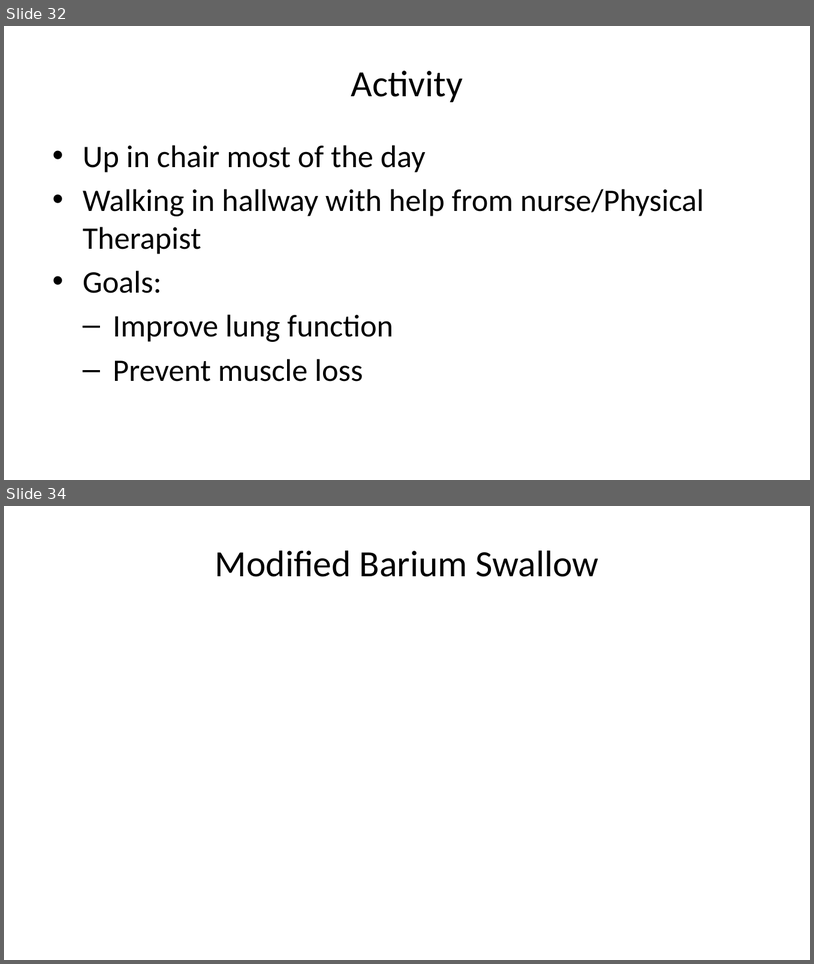
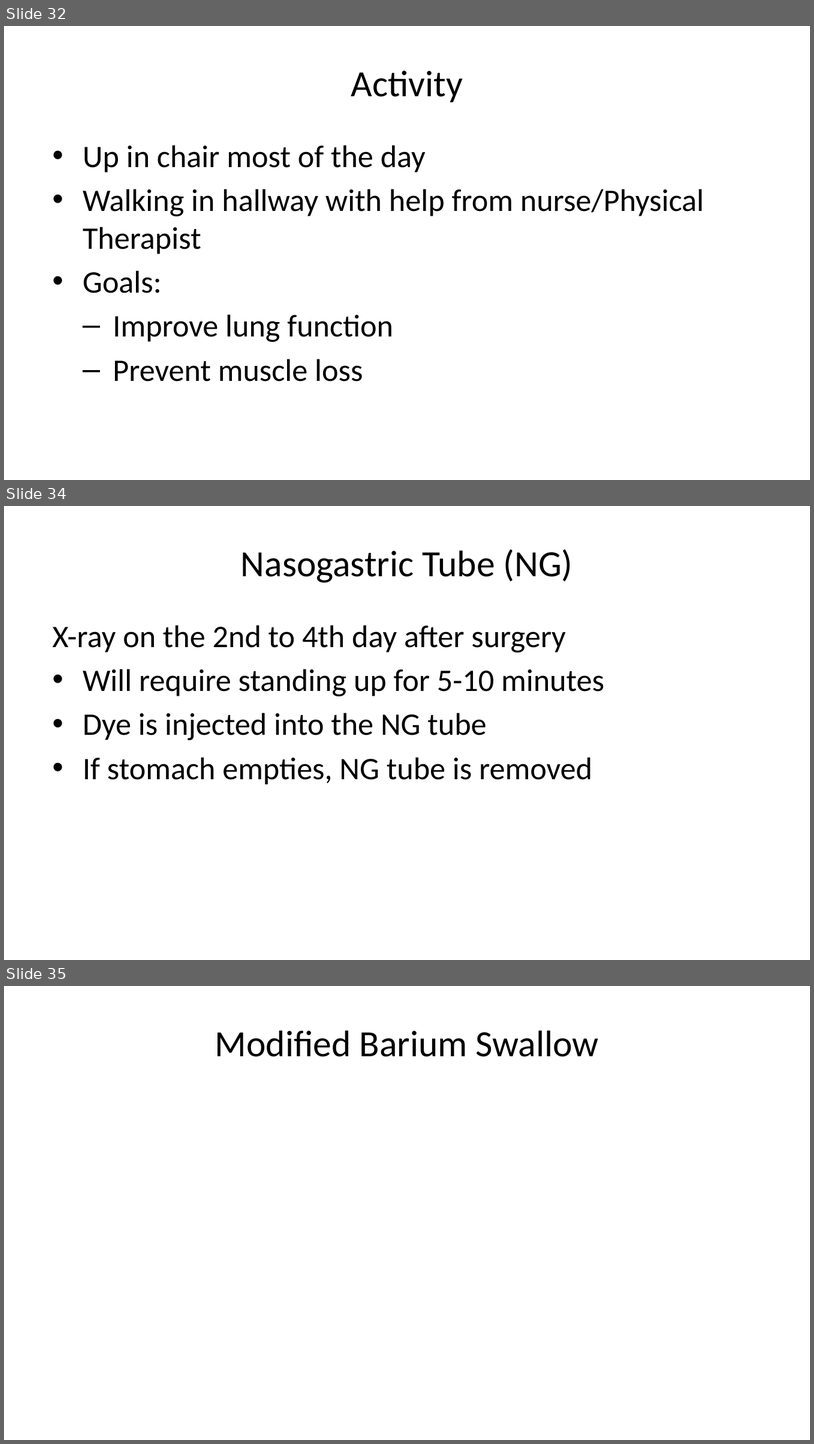
Before and after one commit to jcsalo/patient_education, a slide deck: lci_surgery.pptx. Shown one above the other, each under a label of ours: slides 32 and 34 before the commit, slides 32, 34 and 35 after it; the slides between them are not shown. The pictures are 814x964 and 814x1444 pixels, drawn with LibreOffice and Linux fonts; fonts in the diff are those of the drawing. Boxes give left, top, right and bottom in pixels: in the first picture for what was removed or moved away, otherwise in the second. Text is boxed around its words. In the diff, an @@ line names an element or a change of style, - is before the commit and + after.

```diff
--- a/lci_surgery.pptx
+++ b/lci_surgery.pptx
@@ slide 34 added at [4,506,810,960], background #FFFFFF @@
@@ title added at [241,549,573,583], 33 pt, text #000000 @@
+Nasogastric Tube (NG)
@@ text added at [53,625,605,784], 28 pt, text #000000 @@
+X-ray on the 2nd to 4th day after surgery
+• Will require standing up for 5-10 minutes
+• Dye is injected into the NG tube
+• If stomach empties, NG tube is removed
@@ what was slide 34 is now slide 35 @@
```
Also in this commit, not shown: 5 slides changed, 2 other slides added, 38 other files.
